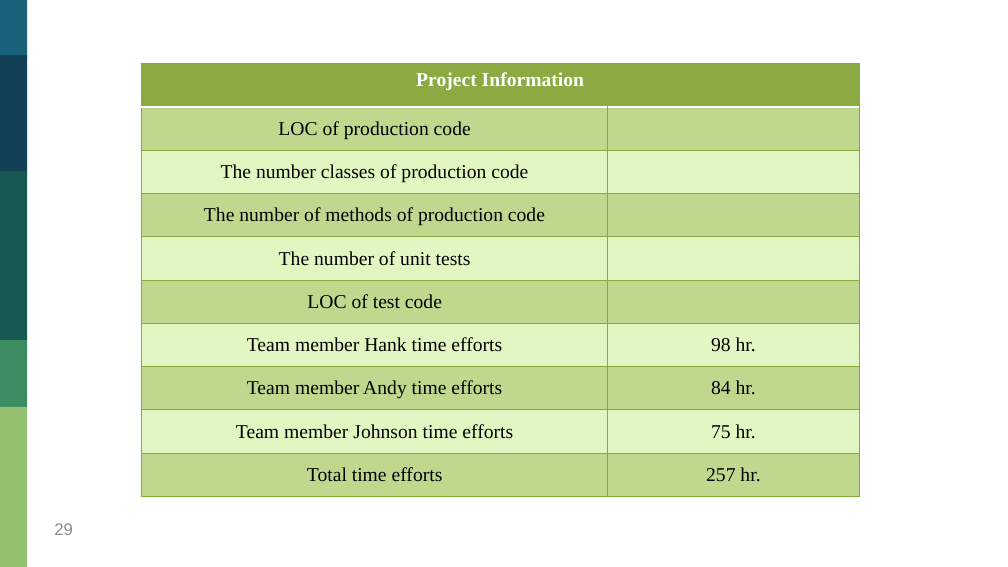
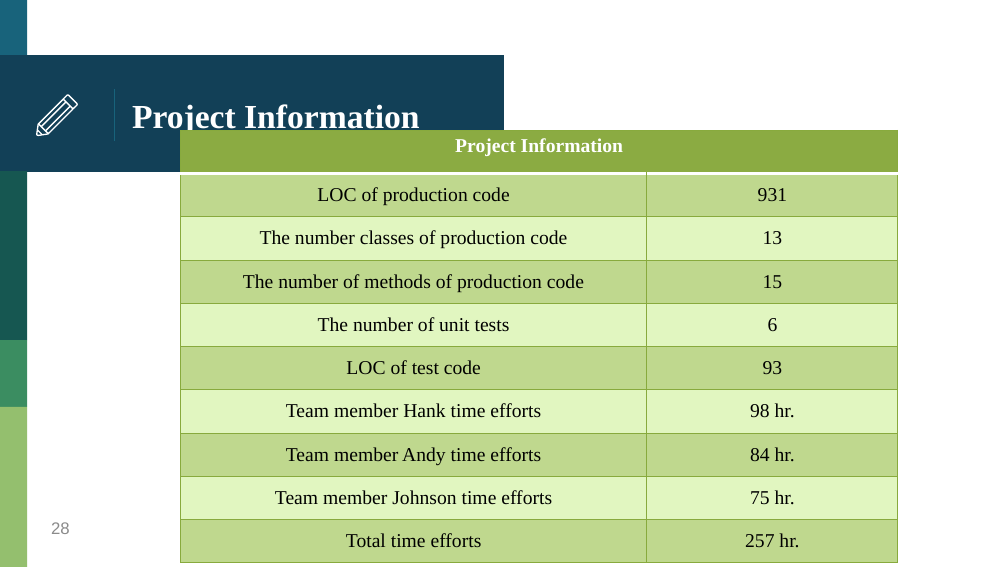
Before and after one commit to HankTwZhong/OOAD, a slide deck: slide 28 of OOAD_Midterm.pptx (slide 29 before the commit). Drawn at 1008x567 pixels with LibreOffice and Linux fonts; fonts in the diff are those of the drawing. Boxes give left, top, right and bottom in pixels: in the first picture for what was removed or moved away, otherwise in the second. Text is boxed around its words. In the diff, an @@ line names an element or a change of style, - is before the commit and + after.

```diff
--- a/OOAD_Midterm.pptx
+++ b/OOAD_Midterm.pptx
@@ rectangle removed at (x1=0, y1=55, x2=27, y2=172) @@
@@ rectangle added at (x1=0, y1=55, x2=504, y2=172), fill #124057 @@
@@ line added from (114, 90) to (114, 141), #18637B 0.75 pt @@
@@ title added at (x1=132, y1=104, x2=419, y2=135), 24 pt, text #FFFFFF, bold @@
+Project Information
@@ group added at (x1=36, y1=95, x2=78, y2=136): 6 freeform shapes @@
@@ table at (x1=180, y1=130, x2=898, y2=562) @@
-row 2, column 2: 
+row 2, column 2: 931
-row 3, column 2: 
+row 3, column 2: 13
-row 4, column 2: 
+row 4, column 2: 15
-row 5, column 2: 
+row 5, column 2: 6
-row 6, column 2: 
+row 6, column 2: 93
@@ table moved from (x1=142, y1=64, x2=860, y2=496) to (x1=180, y1=130, x2=898, y2=562) @@
@@ page number added at (x1=51, y1=522, x2=70, y2=534), 12 pt, text #8C8C8C @@
+28
@@ page number removed at (x1=54, y1=523, x2=73, y2=535) @@
-29
```
Also in this commit, not shown: 17 other slides changed, 1 slide added, 1 slide removed, 17 other files.
